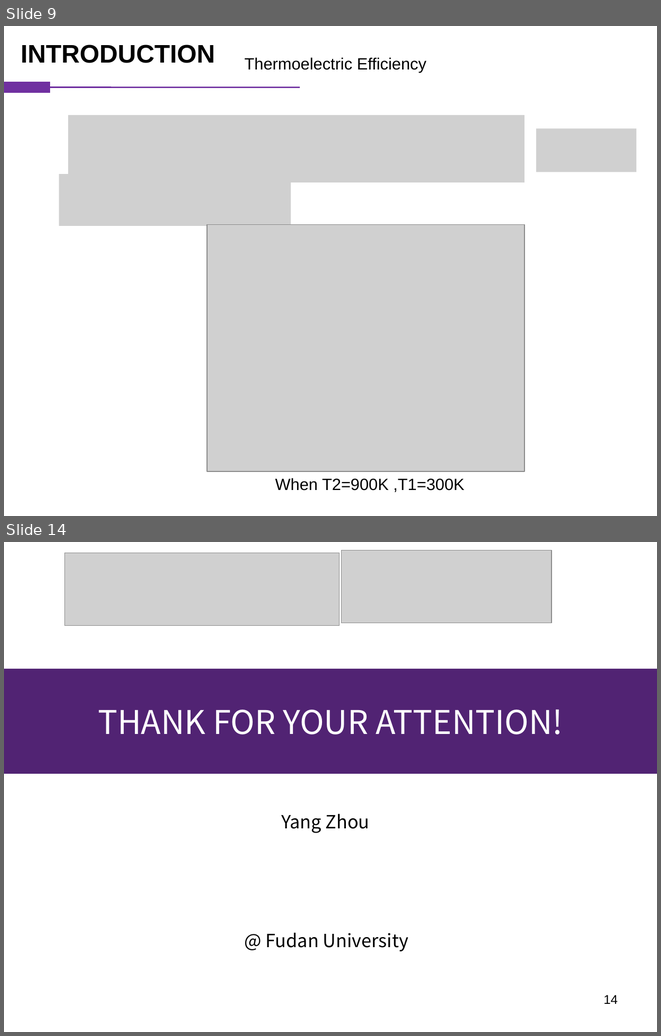
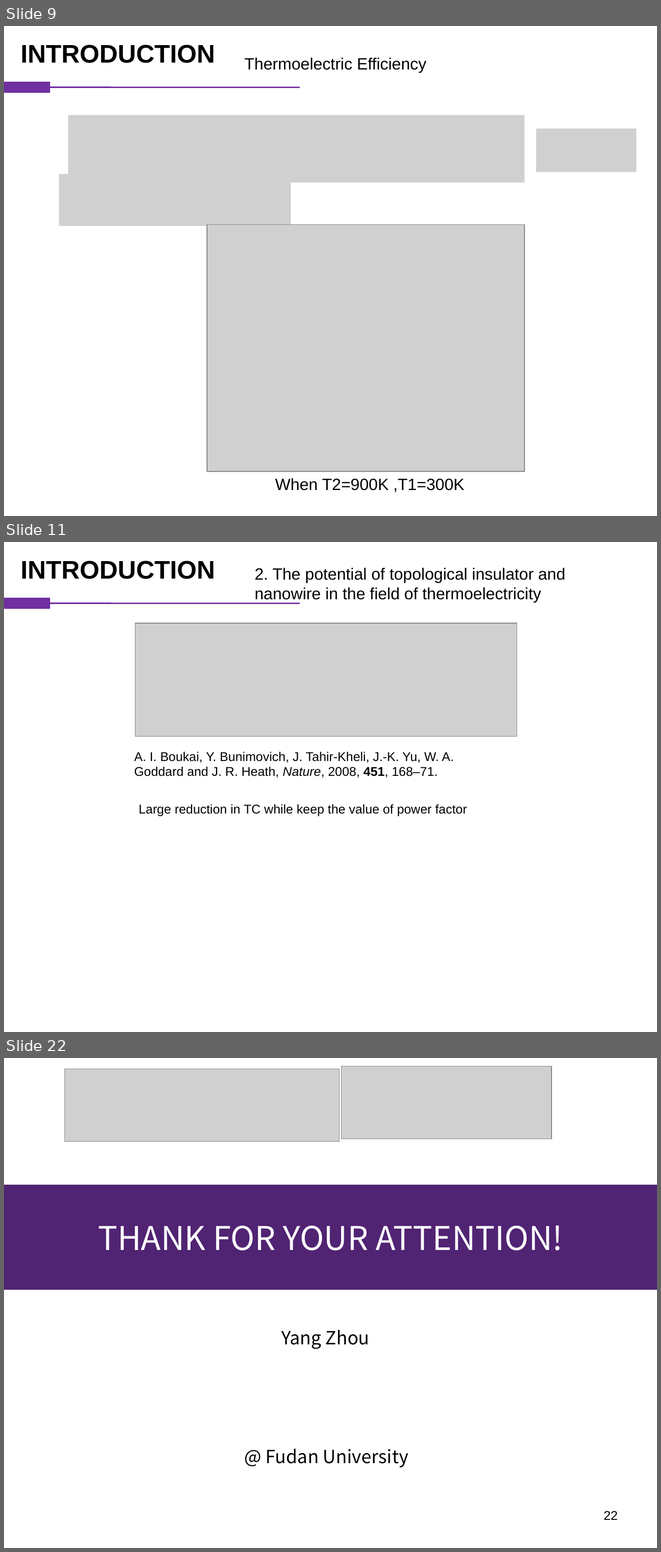
Before and after one commit to vanceeasleaf/paper_bi4i4, a slide deck: bi4i4.pptx. Shown one above the other, each under a label of ours: slides 9 and 14 before the commit, slides 9, 11 and 22 after it; the slides between them are not shown. The pictures are 661x1036 and 661x1552 pixels, drawn with LibreOffice and Linux fonts; fonts in the diff are those of the drawing; grey boxes stand for pictures. Boxes give left, top, right and bottom in pixels: in the first picture for what was removed or moved away, otherwise in the second. Text is boxed around its words. In the diff, an @@ line names an element or a change of style, - is before the commit and + after.

```diff
--- a/bi4i4.pptx
+++ b/bi4i4.pptx
@@ slide 11 added at [4, 542, 657, 1032], background #FFFFFF @@
@@ text added at [20, 561, 215, 579], 28 pt, text #000000, bold @@
+INTRODUCTION
@@ text added at [255, 567, 565, 602], 18 pt, text #000000 @@
+2. The potential of topological insulator and nanowire in the field of thermoelectricity
@@ rectangle added at [4, 598, 50, 609], fill #7030A0, outline #7030A0 0.75 pt @@
@@ line added from (300, 603) to (50, 603), #7030A0 1.5 pt @@
@@ picture added at [135, 623, 517, 736] @@
@@ text added at [134, 751, 454, 777], 14 pt, text #000000 @@
+A. I. Boukai, Y. Bunimovich, J. Tahir-Kheli, J.-K. Yu, W. A. Goddard and J. R. Heath, Nature, 2008, 451, 168–71.
@@ text added at [139, 804, 467, 816], 14 pt, text #000000 @@
+Large reduction in TC while keep the value of power factor
@@ what was slide 14 is now slide 22 @@
@@ page number at [603, 1511, 618, 1520]: text changed @@
-14
+22
```
Also in this commit, not shown: 4 slides changed, 7 other slides added.
